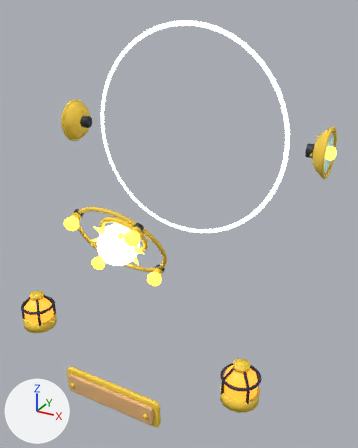
The FBX model store-assets/buildings/HeatLamp/fbx/HeatLamp_T5_Upgrades.fbx as it was, and as the next commit left it.
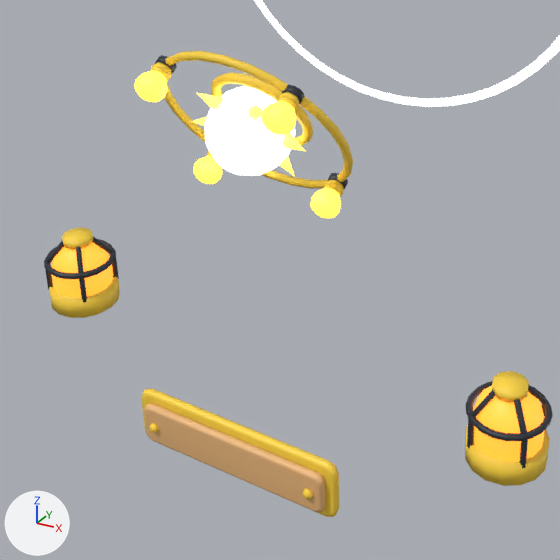
There are two pictures of each version: one whole from a 50 mm camera at (6.22, -11.71, 9.48) aimed at (0.62, -1.53, 4.39), one close up on the part from 0% to 74% of the width and 41% to 100% of the height. Lighting does not change. The marker at lower left points along +X, +Y and +Z. The older version's two pictures come first.

Names of what the first close-up shows: 'HeatLampT5U1Bulbs', 'HeatLampT5U1BulbsGlow', 'HeatLampT5U2Beacon1', 'HeatLampT5U2Beacon1Glow', 'HeatLampT5U2Beacon2', 'HeatLampT5U2Beacon2Glow', 'HeatLampT5U5NamePlate', 'HeatLampT5U5SunBulb', 'HeatLampT5U5SunBulbGlow'.
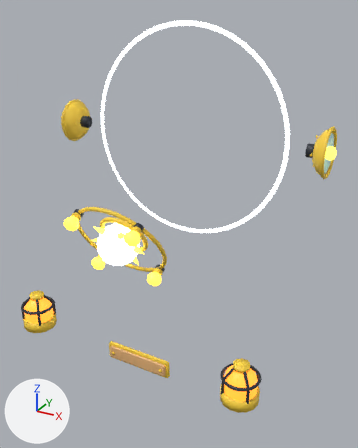
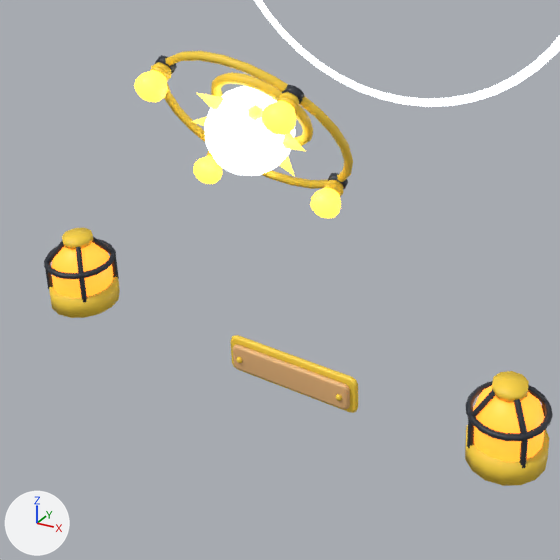
The newer file is also rescaled (x0.369), turned or shifted as a whole; pictures and numbers use the older file's frame.

What differs and where, as boxes [x1, y1, x2, y2] in the close-ups (560 x 560 px):
'HeatLampT5U5NamePlate', moved, rescaled (35% narrower, 39% shorter)
    before: [141, 389, 339, 517]
    after: [230, 335, 358, 413]

Diff of the bpy script that builds the scene:
```diff
--- a/store-assets/buildings/HeatLamp/fbx/HeatLamp_T5_Upgrades.fbx.py
+++ b/store-assets/buildings/HeatLamp/fbx/HeatLamp_T5_Upgrades.fbx.py
@@ ob_heatlampt5u5nameplate @@
 ob_heatlampt5u5nameplate = bpy.data.objects.new('HeatLampT5U5NamePlate', me_heatlampt5u5nameplate_001)
-ob_heatlampt5u5nameplate.location = (0.0, 0.0, 0.0)
+ob_heatlampt5u5nameplate.location = (0.0, -0.02, 0.4)
+ob_heatlampt5u5nameplate.scale = (0.677, 0.677, 0.677)
```
